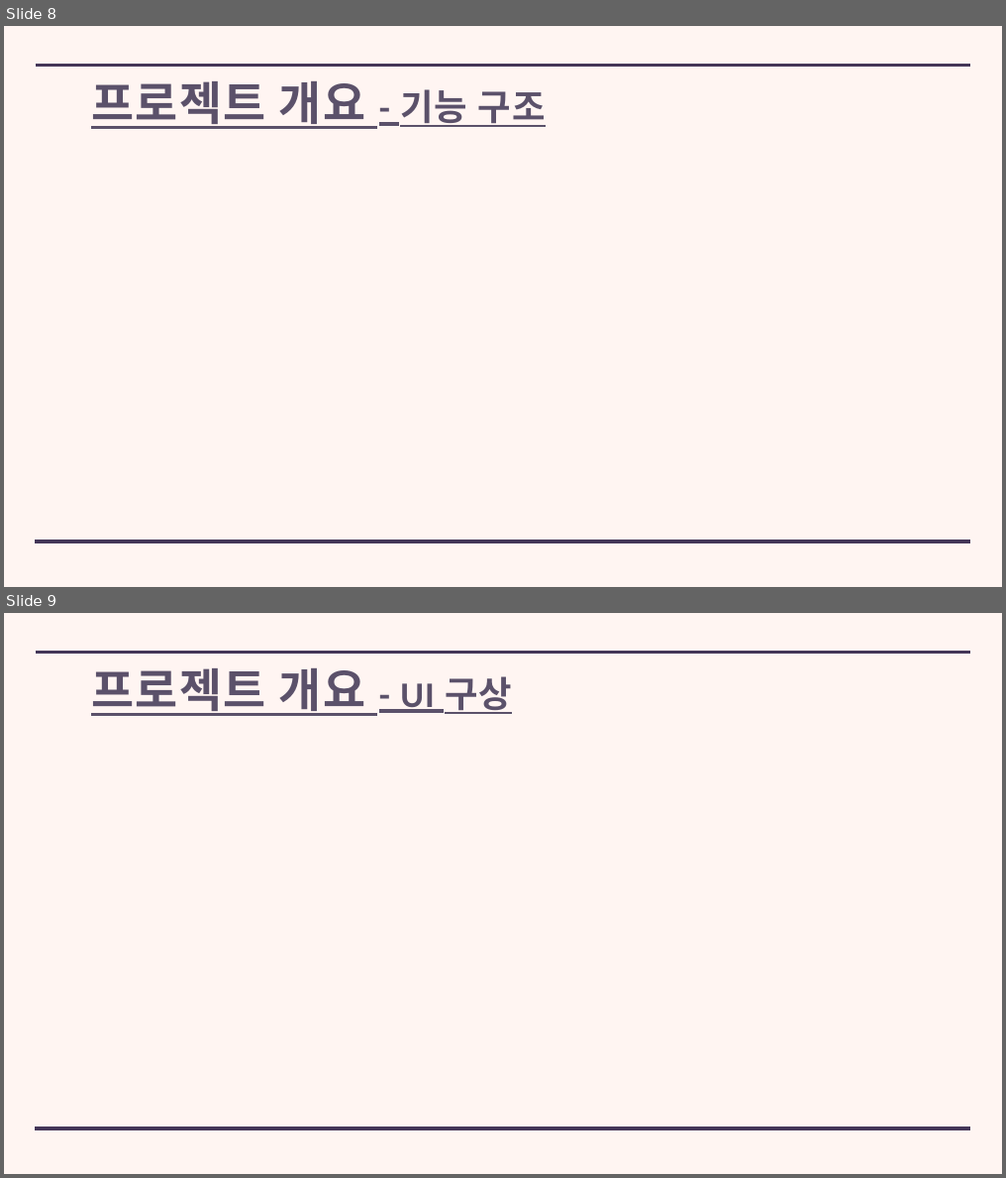
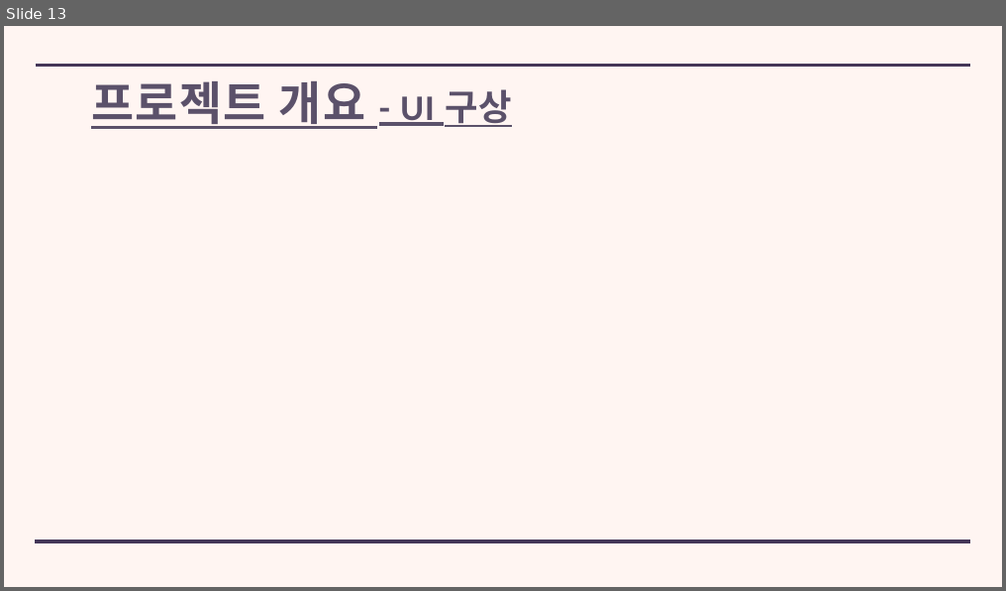
Before and after one commit to kuk0901/WingSpringBoot, a slide deck: ppt/WING_ 발표 PPT.pptx. Shown one above the other, each under a label of ours: slides 8 and 9 before the commit, slide 13 after it. The pictures are 1006x1178 and 1006x591 pixels, drawn with LibreOffice and Linux fonts; fonts in the diff are those of the drawing. Boxes give left, top, right and bottom in pixels: in the first picture for what was removed or moved away, otherwise in the second. Text is boxed around its words. In the diff, an @@ line names an element or a change of style, - is before the commit and + after.

```diff
--- a/ppt/WING_ 발표 PPT.pptx
+++ b/ppt/WING_ 발표 PPT.pptx
@@ slide 8 removed at (4, 26, 1002, 587), background #FFF5F2; not listed: 2 template elements that a slide beside it also shows @@
@@ title removed at (91, 81, 546, 129) @@
-프로젝트 개요 - 기능 구조
@@ what was slide 9 is now slide 13 @@
```
Also in this commit, not shown: 8 slides changed, 5 slides added, 41 other files.
